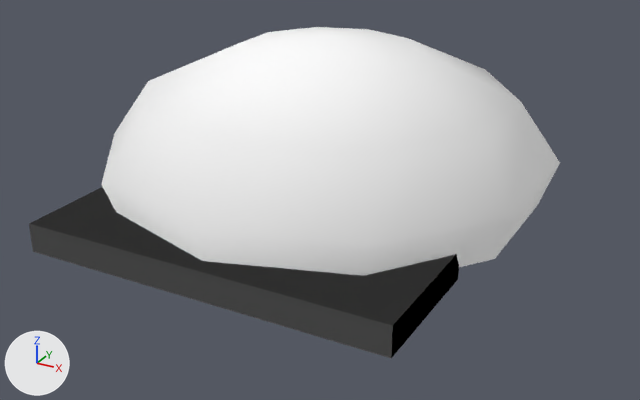
The glTF model public/models/toy-soldier-boss-helmet.glb, before and after one commit.
One viewpoint serves both versions: a 50 mm lens placed at (0.643, -1.195, 1.411), pointed at (0.012, -0.046, 0.837). Every picture has the same lights, and +X, +Y and +Z are marked at lower left. The picture after the commit comes second. Vertices at exactly the same position are counted once.

Script lines for the objects in view, before the commit:
```python
me_mesh_0 = bpy.data.meshes.new('Mesh_0')
me_mesh_0.from_pydata(...)  # 49 vertices, 82 faces; spans x -0.349..0.349, y -0.376..0.367, z 0.817..1.095
me_mesh_0.materials.append(mat_tier_equipment)  # white #ffffff
ob_mesh_0 = bpy.data.objects.new('Mesh_0', me_mesh_0)
ob_mesh_0.location = (0.0, 0.0, 0.0)
```
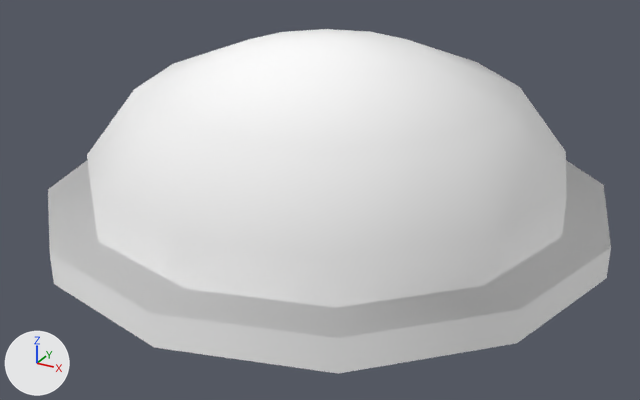
Where the change shows, as pixel boxes [x1, y1, x2, y2] in the pictures (640 x 400 px):
'Mesh_0', reshaped (6% wider)
    before: [29, 27, 560, 358]
    after: [48, 29, 611, 374]
part 1 of me_mesh_0, rebuilt (12% taller)
    before: [101, 27, 560, 276]
    after: [87, 29, 567, 308]
part 2 of me_mesh_0, added
    after: [48, 160, 611, 374]
part 3 of me_mesh_0, deleted
    before: [29, 187, 459, 358]

The change, as a list of edits to the scene's bpy script:
```text
Change me_mesh_0:
    used by ob_mesh_0; location = (0.0, 0.0, 0.0)
    remove me_mesh_0.from_pydata(...)  # 49 vertices, 82 faces; spans x -0.349..0.349, y -0.376..0.367, z 0.817..1.095
    add me_mesh_0.from_pydata(...)  # 97 vertices, 180 faces; spans x -0.46..0.46, y -0.46..0.46, z 0.79..1.09
    me_mesh_0 part 1: the loose piece of 41 vertices spanning x -0.349..0.349, y -0.367..0.367, z 0.835..1.095 is rebuilt with 49 vertices and now spans x -0.39..0.39, y -0.39..0.39, z 0.8..1.09
    me_mesh_0 part 2: a new loose piece of 48 vertices spanning x -0.46..0.46, y -0.46..0.46, z 0.79..0.84, in mat_tier_equipment (white #ffffff)
    me_mesh_0 part 3
    8 vertices are removed from x -0.289..0.289, y -0.376..-0.155, z 0.817..0.863
    12 faces are deleted
```
